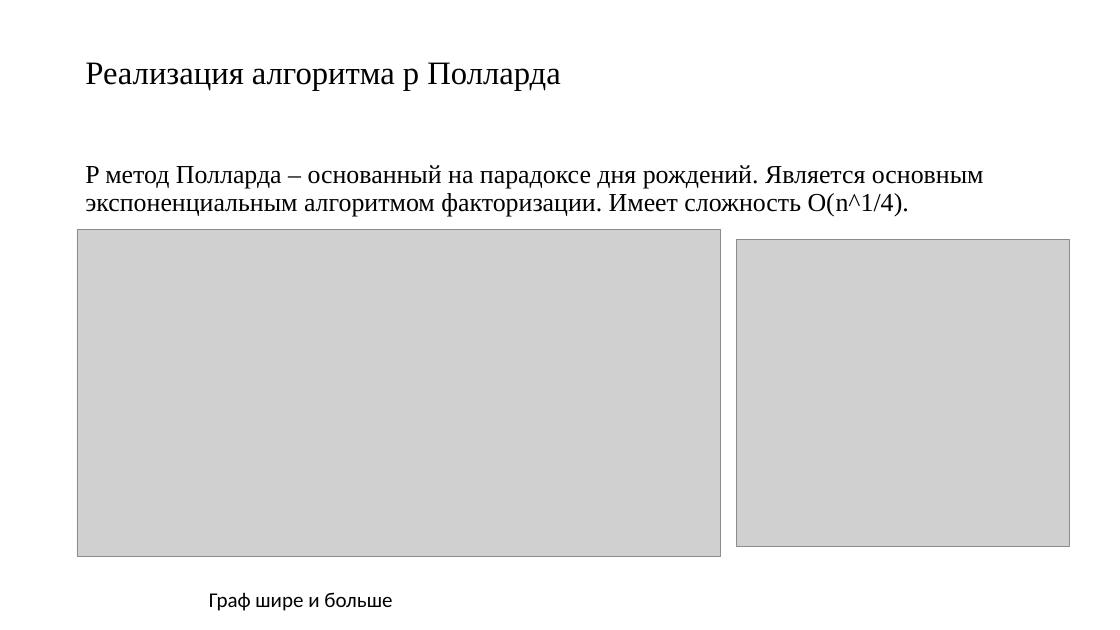
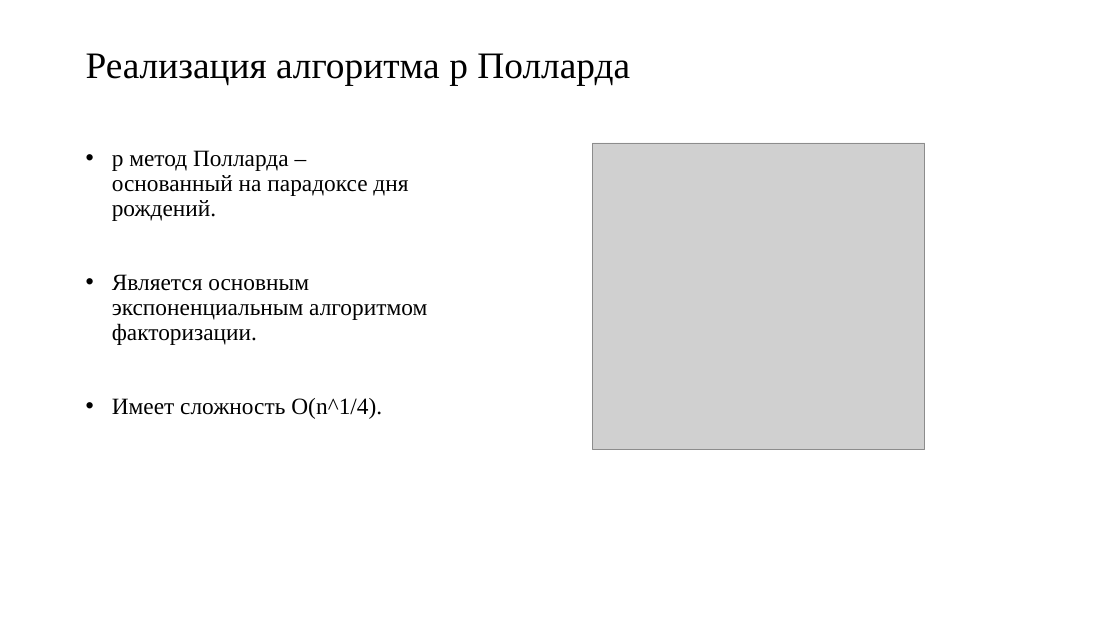
Before and after one commit to pagamov/VKR, a slide deck: slide 4 of Гамов Павел Чтения.pptx (slide 3 before the commit). Drawn at 1120x630 pixels with LibreOffice and Linux fonts; fonts in the diff are those of the drawing; grey boxes stand for pictures. Boxes give left, top, right and bottom in pixels: in the first picture for what was removed or moved away, otherwise in the second. Text is boxed around its words. In the diff, an @@ line names an element or a change of style, - is before the commit and + after.

```diff
--- a/Гамов Павел Чтения.pptx
+++ b/Гамов Павел Чтения.pptx
@@ title "Реализация алгоритма p Полларда": place and size @@
-title "Реализация алгоритма p Полларда" at (85, 62, 560, 91)
+title "Реализация алгоритма p Полларда" at (86, 53, 630, 85)
@@ title "Реализация алгоритма p Полларда" at (86, 53, 630, 85): size 28 to 32 pt; vertical alignment middle to bottom @@
@@ text "p метод Полларда – основанный ..." at (112, 150, 427, 419): vertical alignment middle to top @@
@@ picture: place and size @@
-picture at (737, 239, 1070, 546)
+picture at (593, 143, 926, 450)
@@ text at (112, 150, 427, 419): text changed; size 22.2 to 20 pt @@
-P метод Полларда – основанный на парадоксе дня рождений. Является основным экспоненциальным алгоритмом факторизации. Имеет сложность О(n^1/4).
+• p метод Полларда – основанный на парадоксе дня рождений.
+• Является основным экспоненциальным алгоритмом факторизации.
+• Имеет сложность О(n^1/4).
@@ picture removed at (77, 229, 721, 556) @@
@@ text removed at (209, 592, 392, 611) @@
-Граф шире и больше
```
Also in this commit, not shown: 5 other slides changed, 7 slides added, 1 slide removed, 1 other file.
